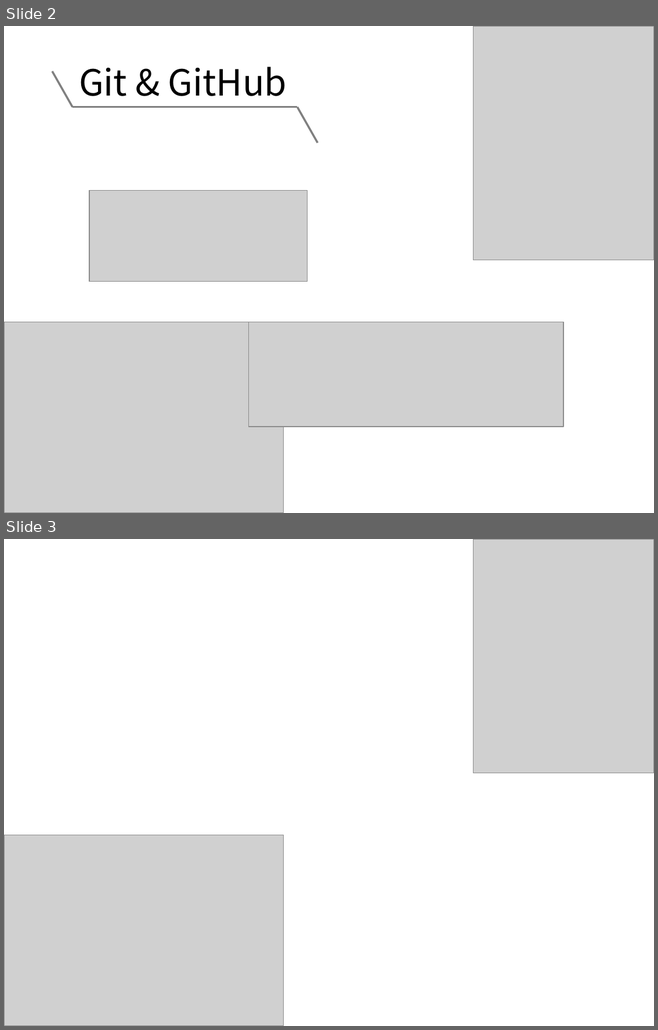
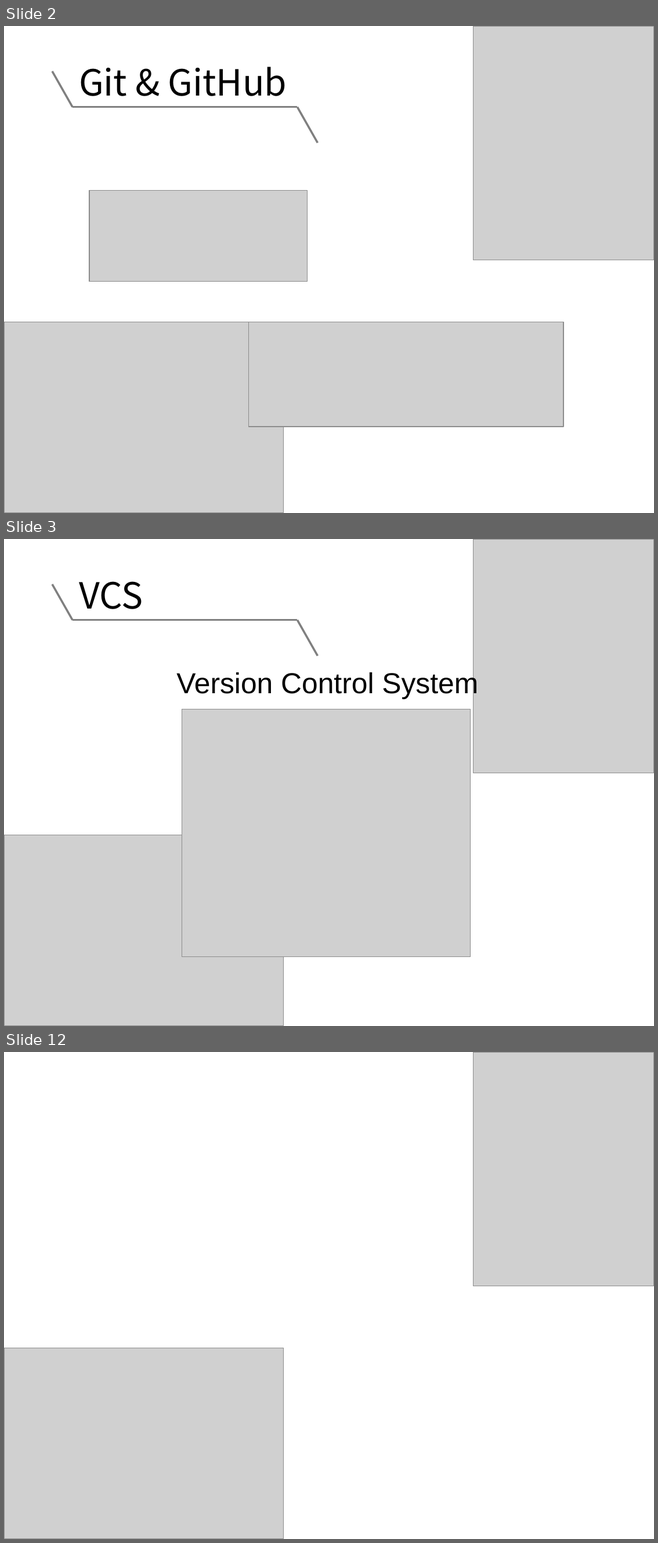
Before and after one commit to NCKU-BDA-2020/TA_Git_GitHub, a slide deck: TA_Class_III.pptx. Shown one above the other, each under a label of ours: slides 2 and 3 before the commit, slides 2, 3 and 12 after it; the slides between them are not shown. The pictures are 658x1030 and 658x1543 pixels, drawn with LibreOffice and Linux fonts; fonts in the diff are those of the drawing; grey boxes stand for pictures. Boxes give left, top, right and bottom in pixels: in the first picture for what was removed or moved away, otherwise in the second. Text is boxed around its words. In the diff, an @@ line names an element or a change of style, - is before the commit and + after.

```diff
--- a/TA_Class_III.pptx
+++ b/TA_Class_III.pptx
@@ slide 3 added at (4,539,654,1026), background #FFFFFF @@
@@ picture added at (473,539,654,773) @@
@@ line added from (52, 584) to (72, 620), #808080 2.25 pt @@
@@ text added at (79,581,143,609), 40 pt, text #000000 @@
+VCS
@@ line added from (72, 620) to (297, 620), #808080 2.25 pt @@
@@ line added from (297, 620) to (317, 656), #808080 2.25 pt @@
@@ text added at (176,671,478,700), 32 pt, text #000000 @@
+Version Control System
@@ picture added at (182,709,470,957) @@
@@ picture added at (4,835,284,1026) @@
@@ what was slide 3 is now slide 12 @@
```
Also in this commit, not shown: 15 other slides added.
